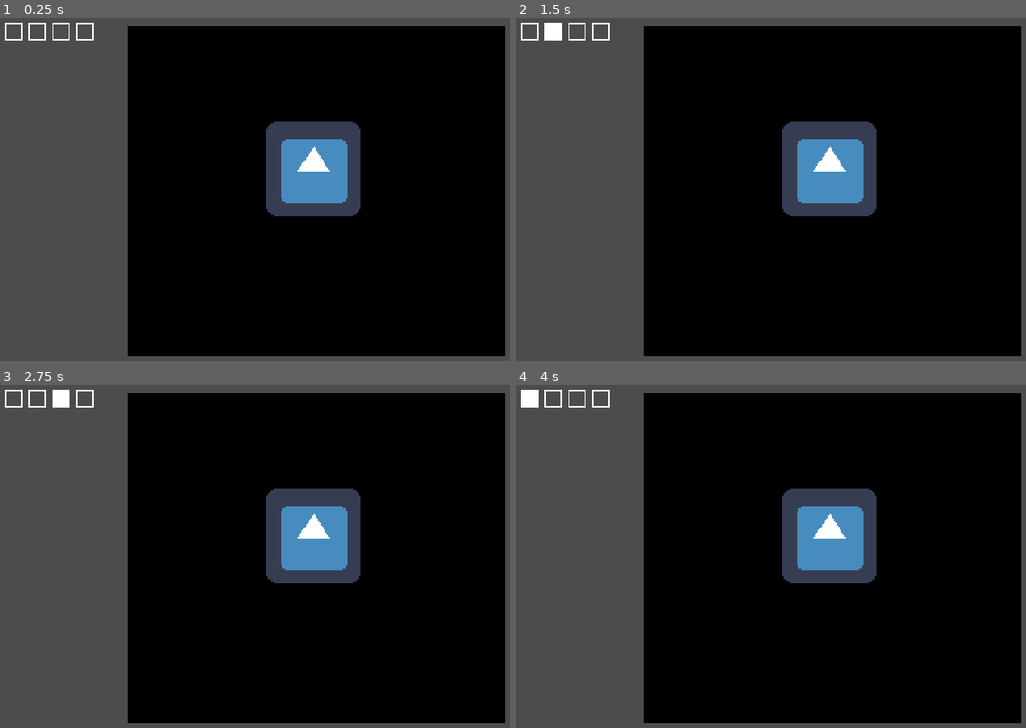
Above: before the commit, frames 1-4 (two rows, left to right).
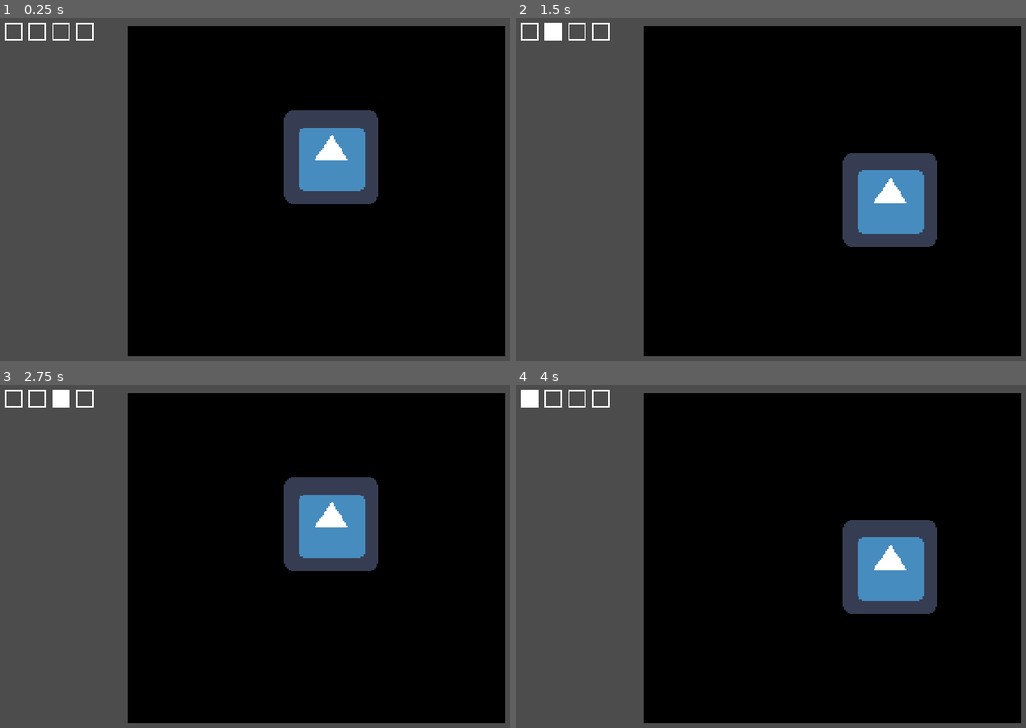
Above: after the commit, the same moments.

Repository: BielMaxBR/projeto-ritmo
Game: Godot game, scene res://scenes/Root.tscn
Two runs of this game, one before a commit and one after it. Both use one fixed random seed, a clock stepped at 60 frames per second and the inputs below. The engine's default icon, where the game draws it, is replaced by a stand-in: a white triangle on a blue panel in a dark square.
Inputs:
- Up to frame 1 (0.25 s): no input
- Up to frame 2 (1.5 s): tap Enter at 0.5 s
- Up to frame 3 (2.75 s): no input
- Up to frame 4 (4 s): tap Space at 2.75 s

The runs differ from the first frame. In frame 1, 5.0% of the frame differs, in the area x 52-75%, y 26-58%; in frame 2, 8.5%, in the area x 52-83%, y 30-67%; in frame 3, 5.0%; in frame 4, 8.5%.

Commit message:
o bagulho se mexe :o

Diff:
--- a/Objects/Objeto_Estranho.tscn
+++ b/Objects/Objeto_Estranho.tscn
@@ -1,8 +1,11 @@
-[gd_scene load_steps=4 format=2]
+[gd_scene load_steps=5 format=2]
 
 [ext_resource path="res://icon.png" type="Texture" id=1]
 [ext_resource path="res://scripts/Objeto_Estranho.gd" type="Script" id=2]
 [ext_resource path="res://songs/D.wav" type="AudioStream" id=3]
+
+[sub_resource type="RectangleShape2D" id=1]
+extents = Vector2( 34.2575, 31.7117 )
 
 [node name="Objeto_Estranho" type="KinematicBody2D"]
 script = ExtResource( 2 )
@@ -13,4 +16,9 @@
 
 [node name="Song" type="AudioStreamPlayer" parent="."]
 stream = ExtResource( 3 )
-volume_db = 1.0
+volume_db = -4.588
+
+[node name="tween" type="Tween" parent="."]
+
+[node name="collisionShape2D" type="CollisionShape2D" parent="."]
+shape = SubResource( 1 )
--- a/project.godot
+++ b/project.godot
@@ -12,8 +12,6 @@
 
 config/name="projeto-ritmo"
 run/main_scene="res://scenes/Root.tscn"
-run/disable_stderr=true
-run/flush_stdout_on_print=true
 boot_splash/bg_color=Color( 0, 0, 0, 1 )
 config/icon="res://icon.png"
 
--- a/scenes/Game.tscn
+++ b/scenes/Game.tscn
@@ -12,9 +12,9 @@
 "_edit_use_anchors_": false
 }
 
-[node name="Objeto_Estranho" parent="." instance=ExtResource( 1 )]
-position = Vector2( 124.794, 97.3078 )
-
 [node name="camera2D" type="Camera2D" parent="."]
 anchor_mode = 0
 current = true
+
+[node name="Objeto_Estranho" parent="." instance=ExtResource( 1 )]
+position = Vector2( 136.781, 88.7029 )
--- a/scripts/CicleManager.gd
+++ b/scripts/CicleManager.gd
@@ -16,8 +16,8 @@
 	$timer.wait_time = delay
 	$timer.start()
 
+	emit_signal("batida", batida)
 	emit_signal("quarta", quarta)
-	emit_signal("batida", batida)
 
 func _quarta():
 	quarta += 1
--- a/scripts/GUI/Visualizador.gd
+++ b/scripts/GUI/Visualizador.gd
@@ -11,7 +11,7 @@
 	create_beats(manager.disco)
 
 func _hit(val):
-	beat(val)
+	_beat(val)
 
 func create_beats(tamanho):
 	for i in range(0,tamanho):
@@ -24,7 +24,7 @@
 		add_child(sprite)
 	pass
 
-func beat(val):
+func _beat(val):
 	for i in range(0, manager.disco):
 		var sprite = get_node(str(i))
 
--- a/scripts/Objeto_Estranho.gd
+++ b/scripts/Objeto_Estranho.gd
@@ -1,10 +1,27 @@
 extends KinematicBody2D
 
 onready var manager = get_node('/root/CicleManager')
+
+var velocity = Vector2(1,1)
+var direction = 1
+var speed = 120
+
+var move = Vector2.ZERO
 
 func _ready():
 	manager.connect("quarta", self, "_hit")
 
 func _hit(val):
-	#$Song.play()
-	pass
+	$tween.interpolate_property(self, "move",
+		velocity * direction * speed,
+		Vector2.ZERO,
+		0.5, Tween.TRANS_LINEAR
+		)
+	$tween.start()
+
+	$Song.play()
+
+	direction *= -1
+
+func _physics_process(delta):
+	move_and_slide(move)
